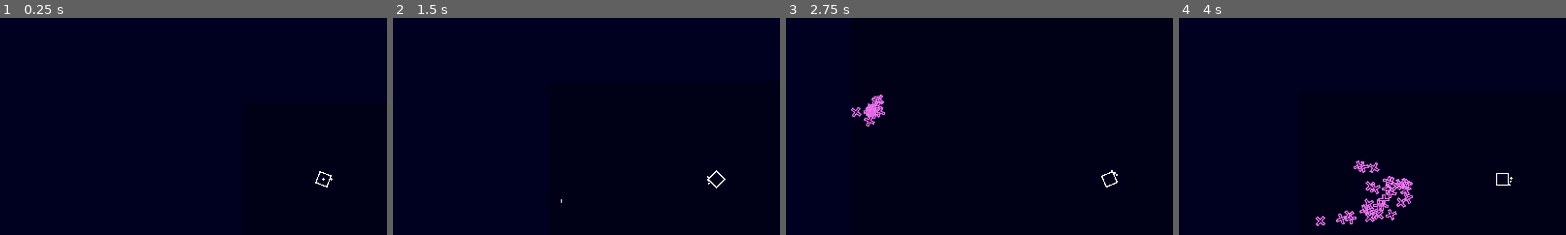
Above: before the commit, frames 1-4 (left to right).
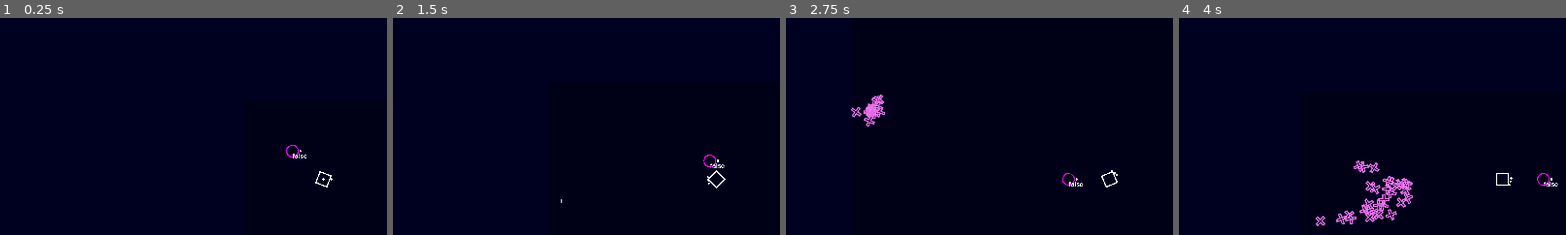
Above: after the commit, the same moments.

Repository: Toshiyuki-Murakami/sht
Game: Godot game, scene res://stage.tscn
The game is run twice, just before and just after one commit, with the same random seed, the same clock (stepped at 60 frames per second) and the same inputs.
Inputs (mouse positions are % of the whole screen's width and height, from its top left):
- Up to frame 1 (0.25 s): no input
- Up to frame 2 (1.5 s): move the mouse to (72, 45) at 0.52 s; hold D (game_right) 0.53-1.28 s; click (72, 45) at 0.6 s; move the mouse to (30, 55) at 1.27 s; hold S (game_down) from 1.28 s (still down); right-click (30, 55) at 1.35 s
- Up to frame 3 (2.75 s): tap Enter at 2 s; move the mouse to (60, 28) at 2.02 s; release S (game_down) at 2.03 s; hold D (game_right) from 2.03 s (still down); click (60, 28) at 2.1 s
- Up to frame 4 (4 s): move the mouse to (45, 70) at 2.77 s; release D (game_right) at 2.78 s; hold W (game_up) 2.78-3.53 s; right-click (45, 70) at 2.85 s; move the mouse to (80, 65) at 3.52 s; hold A (game_left) from 3.53 s (still down); click (80, 65) at 3.6 s
The pictures show only the part of the screen within x 8-58%, y 13-63%; the shares and areas given below are measured in that part.

The runs differ from the first frame. In frame 1, 0.1% of the frame differs, in the area x 73-80%, y 58-65%; in frame 2, 0.1%, in the area x 80-86%, y 62-70%; in frame 3, 0.1%; in frame 4, 0.1%.

Commit message:
trace情報追加

Diff:
--- a/Common/class/actor_base.gd
+++ b/Common/class/actor_base.gd
@@ -32,6 +32,8 @@
 
 ## ターゲット情報
 var target_actor:actor_base
+## ポイント履歴
+var points_log:Array = []
 
 func _ready() -> void:
 	base_name = 'actor'
--- /dev/null
+++ b/Entity/Options/TraceController.gd
@@ -0,0 +1,10 @@
+extends actor_controller_base
+
+
+func _process(_delta: float) -> void:
+	set_player_position()
+
+
+func set_player_position():
+	if actor.trace_player.points_log.size() >= 20:
+		actor.global_position = actor.trace_player.points_log[19]
--- /dev/null
+++ b/Entity/Options/TraceController.tscn
@@ -0,0 +1,6 @@
+[gd_scene load_steps=2 format=3 uid="uid://xbjuhs5initw"]
+
+[ext_resource type="Script" path="res://Entity/Options/TraceController.gd" id="1_a710g"]
+
+[node name="TraceController" type="Node2D"]
+script = ExtResource("1_a710g")
--- /dev/null
+++ b/Entity/Options/TraceGenerator.gd
@@ -0,0 +1,21 @@
+extends actor_controller_base
+class_name trace_generator
+
+## Log保持数
+@export var log_count:int = 60
+
+func _process(_delta: float) -> void:
+	point_logging()
+
+func _on_change_deactivate():
+	super()
+	## point履歴の初期化
+	actor.points_logs = []
+
+func point_logging():
+	if actor.velocity != Vector2.ZERO:
+		##log追加
+		actor.points_log.push_front(actor.global_position)
+		## 保持数オーバーは捨てていく
+		if actor.points_log.size() > log_count:
+			actor.points_log.pop_back()
--- /dev/null
+++ b/Entity/Options/TraceGenerator.tscn
@@ -0,0 +1,6 @@
+[gd_scene load_steps=2 format=3 uid="uid://cbw06lnakc02v"]
+
+[ext_resource type="Script" path="res://Entity/Options/TraceGenerator.gd" id="1_t3ngj"]
+
+[node name="TraceGenerator" type="Node2D"]
+script = ExtResource("1_t3ngj")
--- a/Entity/Player.tscn
+++ b/Entity/Player.tscn
@@ -9,6 +9,7 @@
 [ext_resource type="PackedScene" uid="uid://qj6efmm5fvff" path="res://Entity/Options/ShotPoints.tscn" id="6_gj85q"]
 [ext_resource type="PackedScene" uid="uid://bdc0g342k4up2" path="res://Entity/Options/WeaponTrigger.tscn" id="7_mda3a"]
 [ext_resource type="PackedScene" uid="uid://dr2gb58vnnmii" path="res://Entity/Options/EXP_Activater.tscn" id="9_1fra6"]
+[ext_resource type="PackedScene" uid="uid://cbw06lnakc02v" path="res://Entity/Options/TraceGenerator.tscn" id="10_gxkk0"]
 
 [sub_resource type="RectangleShape2D" id="RectangleShape2D_vvnos"]
 size = Vector2(32, 32)
@@ -43,3 +44,6 @@
 multi = 3
 
 [node name="EXP_Activater" parent="." instance=ExtResource("9_1fra6")]
+
+[node name="TraceGenerator" parent="." instance=ExtResource("10_gxkk0")]
+log_count = 120
--- /dev/null
+++ b/Entity/PlayerOption.gd
@@ -0,0 +1,7 @@
+extends actor_base
+class_name player_option
+
+@export var trace_player:actor_base
+
+func _ready() -> void:
+	super()
--- /dev/null
+++ b/Entity/PlayerOption.tscn
@@ -0,0 +1,38 @@
+[gd_scene load_steps=10 format=3 uid="uid://cxceh6a04nncl"]
+
+[ext_resource type="Script" path="res://Entity/PlayerOption.gd" id="1_bj8xi"]
+[ext_resource type="PackedScene" uid="uid://buq6moxe55pts" path="res://Entity/Animetion/Anime_Circle.tscn" id="2_21hsg"]
+[ext_resource type="PackedScene" uid="uid://c645btwynw72h" path="res://Entity/Options/HitBox.tscn" id="3_fglxw"]
+[ext_resource type="PackedScene" uid="uid://qj6efmm5fvff" path="res://Entity/Options/ShotPoints.tscn" id="4_np0es"]
+[ext_resource type="PackedScene" uid="uid://768y85c8mrew" path="res://Entity/Options/TriggerController.tscn" id="5_muhi0"]
+[ext_resource type="PackedScene" uid="uid://cyyt77pvlq5p6" path="res://Entity/Options/FireController.tscn" id="8_1s36c"]
+[ext_resource type="PackedScene" uid="uid://xbjuhs5initw" path="res://Entity/Options/TraceController.tscn" id="8_wtqve"]
+[ext_resource type="PackedScene" uid="uid://bdc0g342k4up2" path="res://Entity/Options/WeaponTrigger.tscn" id="9_xhgpk"]
+
+[sub_resource type="CircleShape2D" id="CircleShape2D_j21sg"]
+radius = 15.5242
+
+[node name="PlayerOption" type="Node2D"]
+script = ExtResource("1_bj8xi")
+
+[node name="Anime_Circle" parent="." instance=ExtResource("2_21hsg")]
+
+[node name="HitBox" parent="Anime_Circle" instance=ExtResource("3_fglxw")]
+collision_layer = 4
+collision_mask = 0
+
+[node name="CollisionShape2D" type="CollisionShape2D" parent="Anime_Circle/HitBox"]
+shape = SubResource("CircleShape2D_j21sg")
+
+[node name="ShotPoints" parent="." instance=ExtResource("4_np0es")]
+
+[node name="TriggerController" parent="." instance=ExtResource("5_muhi0")]
+
+[node name="FireController" parent="." node_paths=PackedStringArray("triggerbase") instance=ExtResource("8_1s36c")]
+triggerbase = NodePath("../TriggerController")
+
+[node name="WeaponTrigger" parent="FireController" node_paths=PackedStringArray("shotpoints") instance=ExtResource("9_xhgpk")]
+shotpoints = NodePath("../../ShotPoints")
+bullet_name = "enemy_bullet"
+
+[node name="TraceController" parent="." instance=ExtResource("8_wtqve")]
--- a/stage.tscn
+++ b/stage.tscn
@@ -1,10 +1,11 @@
-[gd_scene load_steps=14 format=3 uid="uid://co8siajjum86w"]
+[gd_scene load_steps=15 format=3 uid="uid://co8siajjum86w"]
 
 [ext_resource type="Script" path="res://Stage.gd" id="1_6v6m1"]
 [ext_resource type="Shader" path="res://stage_star.gdshader" id="2_6onc7"]
 [ext_resource type="PackedScene" uid="uid://ceyc4bi5wldg0" path="res://Entity/Player.tscn" id="2_han3a"]
 [ext_resource type="PackedScene" uid="uid://dtixefuhc4tsd" path="res://Scene/options/Main_Camera.tscn" id="4_uifhw"]
 [ext_resource type="PackedScene" uid="uid://f6w3fnbjtkey" path="res://Entity/Options/PoolController.tscn" id="5_eck0q"]
+[ext_resource type="PackedScene" uid="uid://cxceh6a04nncl" path="res://Entity/PlayerOption.tscn" id="5_vqo5j"]
 [ext_resource type="PackedScene" uid="uid://ccdoluqc3tsv1" path="res://Entity/TargetMarker.tscn" id="6_gr45d"]
 [ext_resource type="PackedScene" uid="uid://c3p4bc8ytyoyh" path="res://Scene/options/spawns/set.tscn" id="7_0fwxp"]
 [ext_resource type="PackedScene" uid="uid://vrlhutg545qs" path="res://Scene/options/SpawnController.tscn" id="7_w6xsc"]
@@ -47,6 +48,9 @@
 
 [node name="MainCamera" parent="entity/Player" instance=ExtResource("4_uifhw")]
 
+[node name="PlayerOption" parent="entity" node_paths=PackedStringArray("trace_player") instance=ExtResource("5_vqo5j")]
+trace_player = NodePath("../Player")
+
 [node name="PoolController" parent="." instance=ExtResource("5_eck0q")]
 
 [node name="TargetMarker" parent="." instance=ExtResource("6_gr45d")]
Not shown: 1 places in Entity/Player.tscn that only renumber resources
